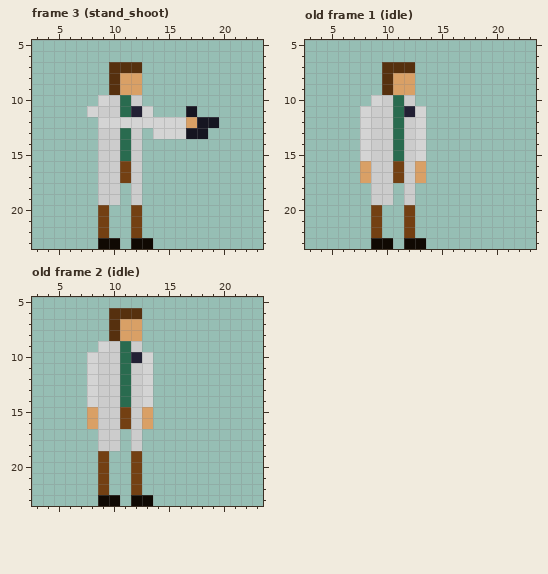
Two versions of one pixel-art file, art/ase/scientist.aseprite. Above: the version before the commit.
24x24 pixels, 7 frames. Shown: frame 3 (stand_shoot): x 3..23, y 5..23; old frame 1 (idle): x 3..23, y 5..23; old frame 2 (idle): x 3..23, y 5..23. The commit also changed other frames, which this record leaves out.
After the commit:
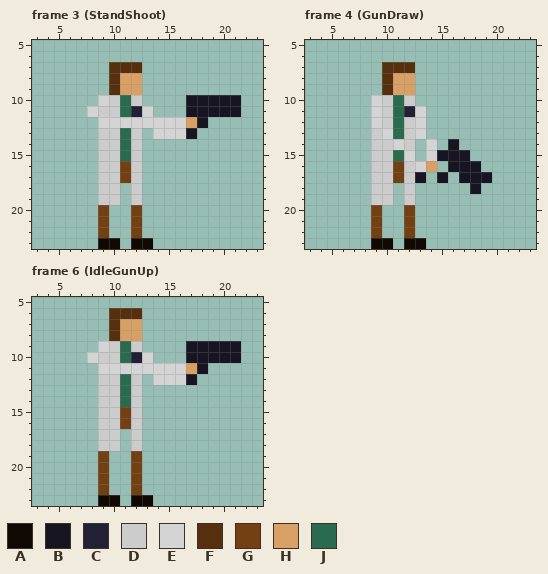
Palette (. is transparent): A #100903  B #161521  C #222034  D #cccccc  E #d4d4d4  F #56300e  G #734013  H #d9a066  J #296b4f
A new or re-ordered frame is compared with the old frame closest to it.
Change:
frames 7 -> 16
Changed rows in their new state; - is an unchanged pixel.
Frame 3 (StandShoot):
first column x 17:
10 BBBBB
11 -BBBB
12 --.--
13 -.---
Frame 4 (GunDraw) is new; against old frame 1 (idle):
first column x 8:
11 .E----------
12 .E----------
13 .-E---------
14 .--E-.E-B---
15 .---E.EBBB--
16 .----EH-BBB-
17 .----B-B-BBB
18 ----------B-
Frame 6 (IdleGunUp) is new; against old frame 2 (idle):
first column x 8:
 9 ---------BBBBB
10 ---------BBBBB
11 .EEEE-EEEHB---
12 .----.EEEB----
13 .----.--------
14 .----.--------
15 .----.--------
16 .----.--------
Pixel boxes of the changes (left, top, right, bottom) in both pictures:
changed: (186, 95, 241, 139)
changed: (360, 106, 492, 194)
changed: (87, 341, 241, 429)
